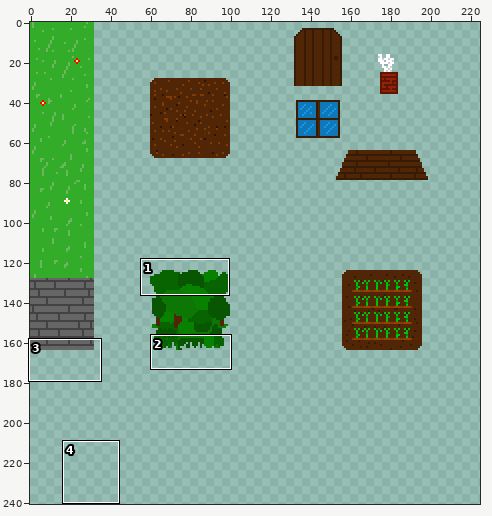
One commit to this sprite sheet: assets/regions/forest-tileset.png. The first picture is a wide view before the edit; the outline marks the close-up.
Close-up. First the earlier version:
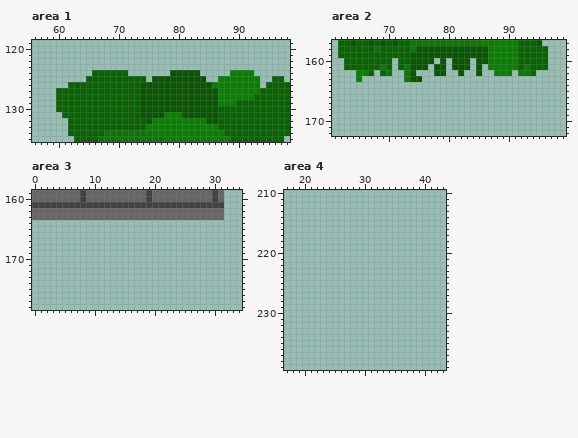
The file is 256x288 pixels. Colours within 5 levels of each other are drawn and written as one. Shown: area 1: x 56..98, y 119..135; area 2: x 61..99, y 157..172; area 3: x 0..34, y 159..178; area 4: x 17..43, y 210..239. The wide view leaves out empty margins. The commit also changed other parts of the picture, which this record leaves out.
Once edited:
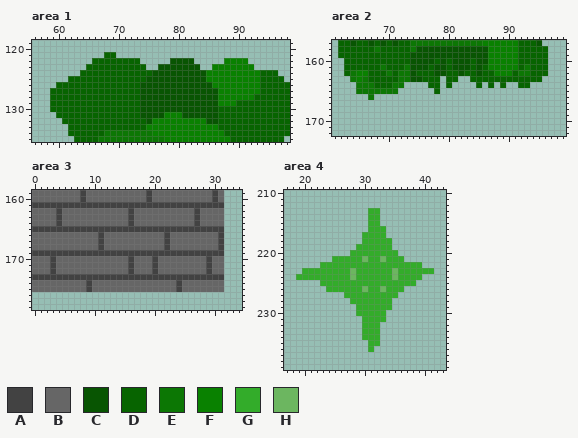
Palette (. is transparent): A #424242  B #666666  C #085502  D #076400  E #0c7704  F #098100  G #33ac2a  H #6cb660
Change:
Area 1:
The author put colour C in row 122 at x 79 to 82; in row 123 at x 77 to 83; in row 124 at x 76 to 78 and 84; in row 125 at x 75.
The author put colour D in row 121 at x 68 to 69; in row 122 at x 66 to 73; in row 123 at x 65 to 74; in row 124 at x 64 to 65, 72 to 75 and 94 to 96; in row 125 at x 62 to 64 and 94 to 95; in row 126 at x 60 to 61 and 94.
The author put colour D in rows 127 to 130 at x 59; in row 131 at x 60; in row 132 at x 61.
The author put colour F in row 122 at x 88 to 91; in row 123 at x 86 to 92; in row 124 at x 85 to 88 and 93; in row 125 at x 85 to 86.
Area 2:
The author put colour D in row 160 at x 71, 78, 80 and 84; in row 161 at x 71, 77, 80, 84 and 86; in row 162 at x 63, 68, 71, 75 to 77, 80 to 81, 83 to 84, 86 to 87, 91 and 95 to 96; in row 163 at x 67 to 71, 76 to 78, 80 to 81 and 84 to 95; in row 164 at x 68 to 70, 77 to 78, 80, 85, 87, 89 and 92 to 93; in row 165 at x 78.
The author put colour E in row 162 at x 64 and 72; in row 163 at x 64, 66 and 72; in row 164 at x 65 to 67 and 71 to 72; in row 165 at x 65 to 71; in row 166 at x 67.
Area 3:
The author put colour A in row 164 at x 4, 16 and 27; in row 165 at x 0 to 31; in rows 166 to 168 at x 11, 22 and 31; in row 169 at x 0 to 31; in rows 170 to 172 at x 3, 16, 20 and 29; in row 173 at x 0 to 31.
The author put colour A in rows 174 to 175 at x 9 and 24.
Colour B becomes colour A in rows 162 to 163 at x 4, 16 and 27.
The author put colour B in row 164 at x 0 to 3, 5 to 15, 17 to 26 and 28 to 31; in rows 166 to 168 at x 0 to 10, 12 to 21 and 23 to 30; in rows 170 to 172 at x 0 to 2, 4 to 15, 17 to 19, 21 to 28 and 30 to 31; in rows 174 to 175 at x 0 to 8, 10 to 23 and 25 to 31.
Area 4:
The author put colour G in rows 213 to 215 at x 31 to 32; in row 216 at x 31 to 33; in row 217 at x 30 to 33; in row 218 at x 30 to 34; in row 219 at x 29 to 34; in row 220 at x 28 to 35.
The author put colour G in row 221 at x 25 to 29, 31 to 32 and 34 to 36; in row 222 at x 23 to 39; in row 223 at x 20 to 27, 29 to 34 and 36 to 41; in row 224 at x 19 to 27, 29 to 34 and 36 to 39; in row 225 at x 23 to 38; in row 226 at x 24 to 29, 31 to 32 and 34 to 36.
The author put colour G in row 227 at x 27 to 35; in row 228 at x 28 to 34; in row 229 at x 29 to 34; in row 230 at x 29 to 33; in row 231 at x 30 to 33; in rows 232 to 234 at x 30 to 32.
The author put colour G in row 235 at x 31 to 32; in row 236 at x 31.
The author put colour H in row 221 at x 30 and 33; in rows 223 to 224 at x 28 and 35; in row 226 at x 30 and 33.
Boxes around the changes in both close-ups, in picture pixels (x1, y1, x2, y2):
added: (50, 52, 278, 124)
added: (344, 58, 548, 100)
changed: (32, 208, 224, 292)
added: (296, 208, 434, 352)
